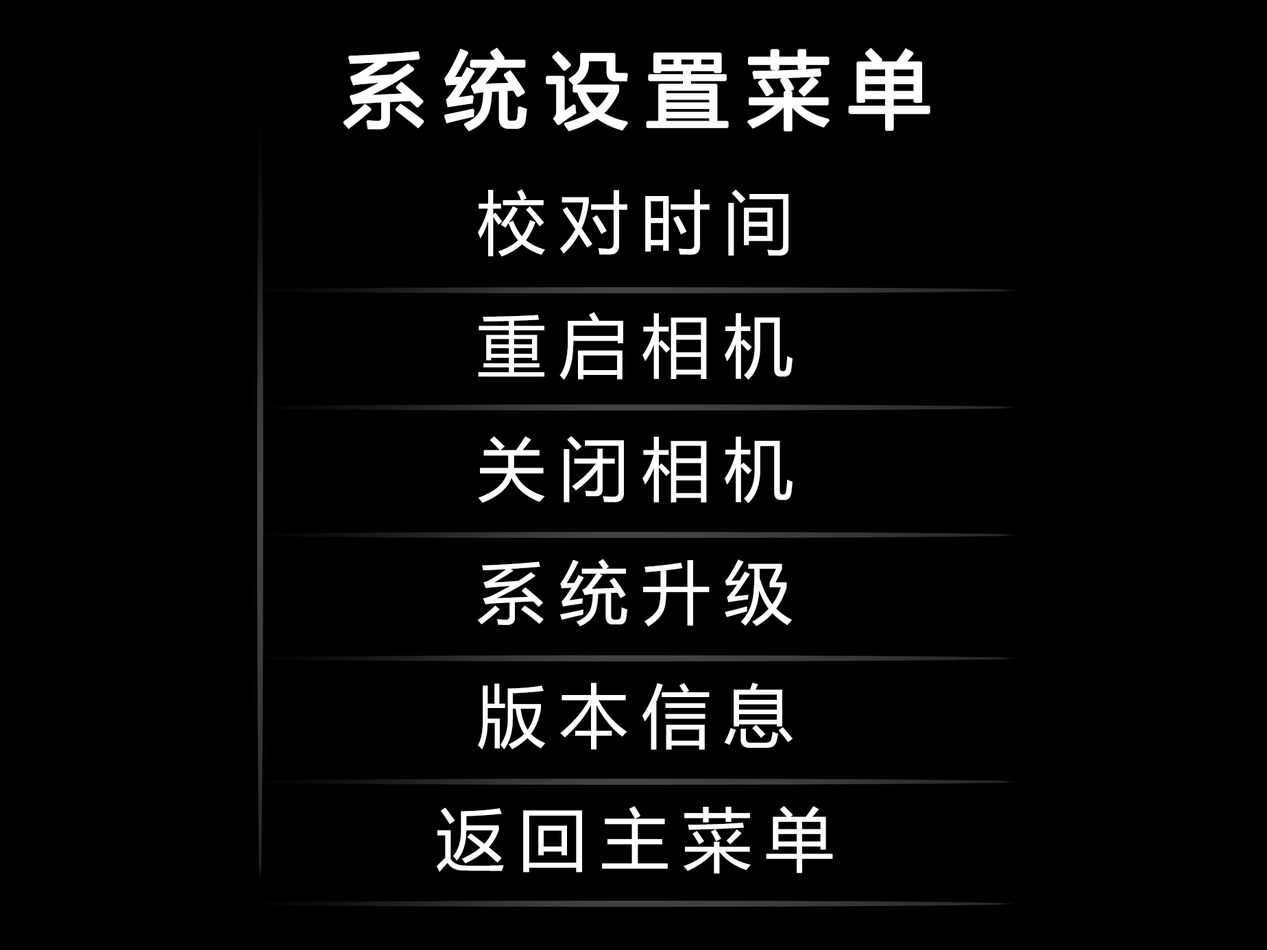
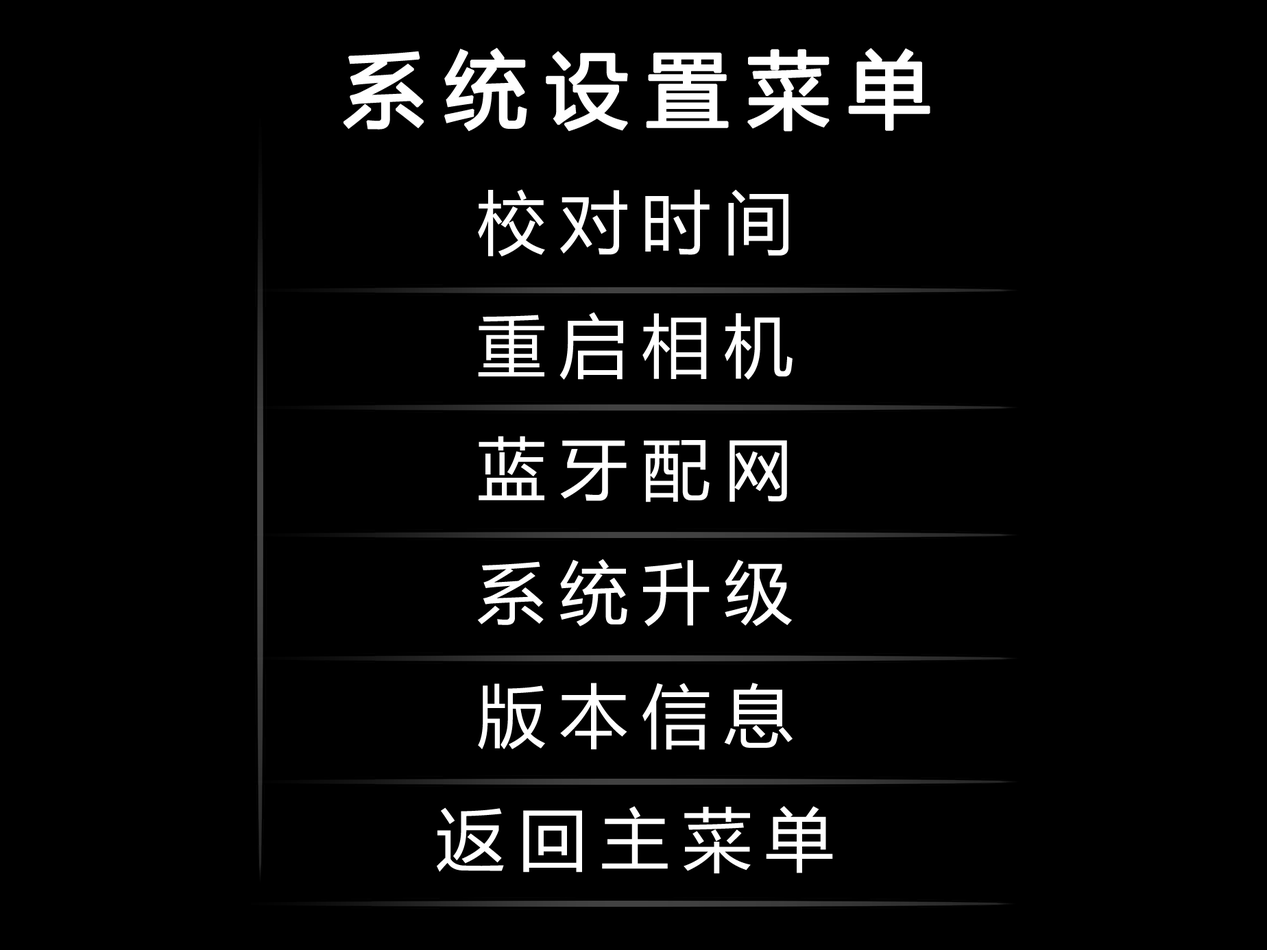
Comparing the layer stacks of the two 1267×950 images. Changes:
renamed "校对时间 重启相机 关闭相机 系统升级 版本信息 返回主菜单" to "校对时间 重启相机 蓝牙配网 系统升级 版本信息 返回主菜单", painted on it over [436,189,833,874]
